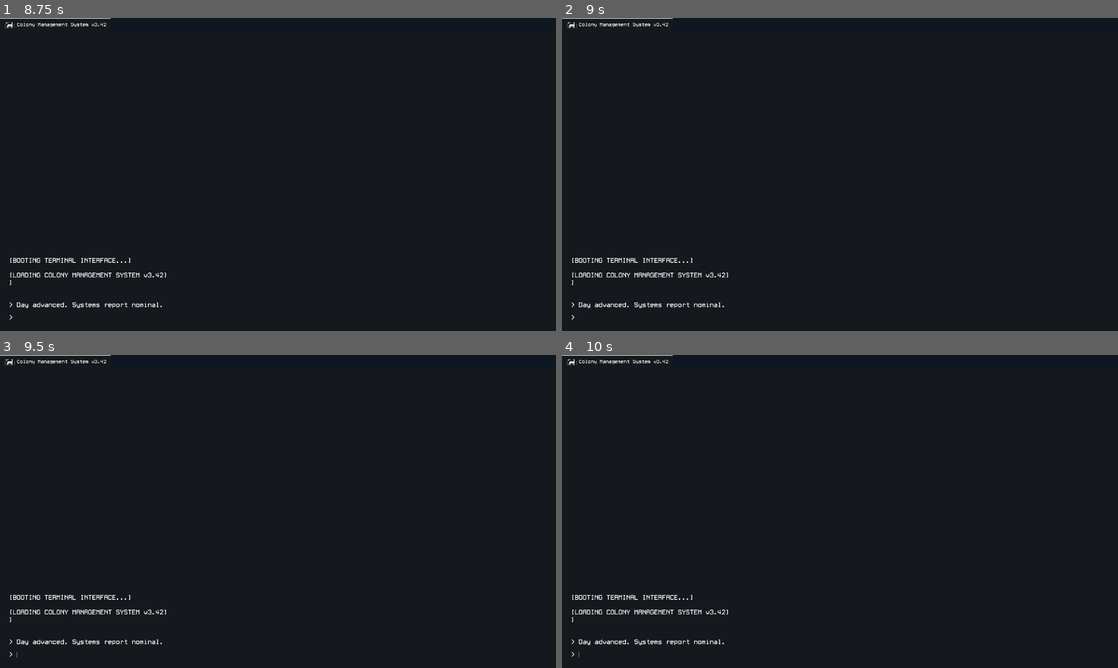
Above: before the commit, frames 1-4 (two rows, left to right).
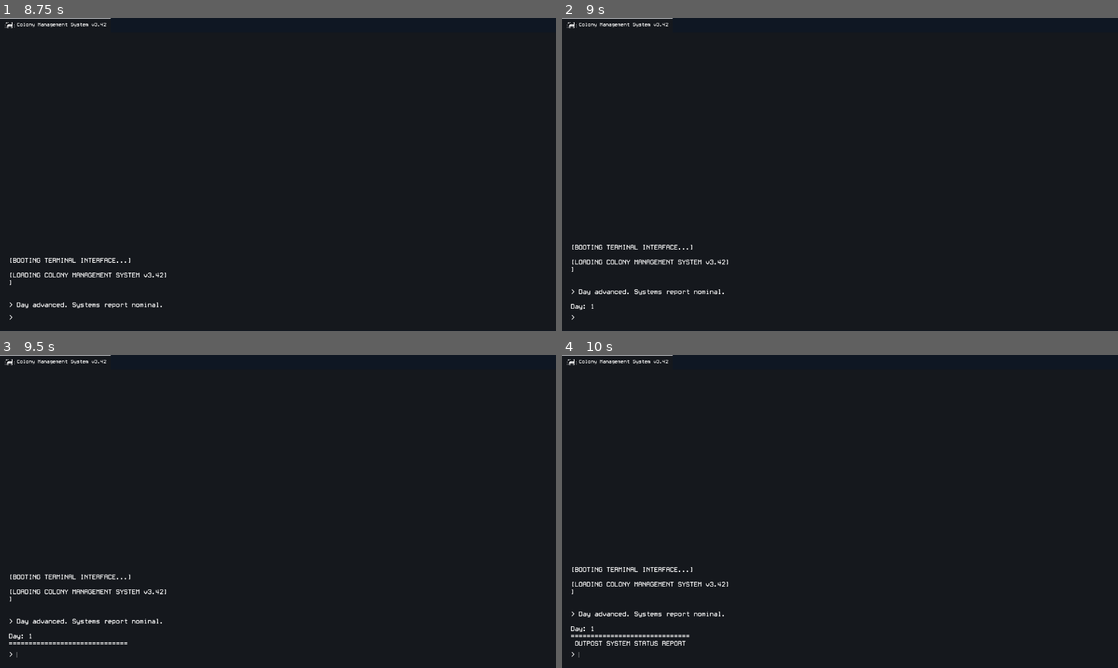
Above: after the commit, the same moments.

Repository: bsuster/Outpost-Equilibrium
Game: Godot game, scene res://scenes/levels/main_scene.tscn
Two runs of this game, one before a commit and one after it. Both use one fixed random seed, a clock stepped at 60 frames per second and the inputs below. Sound files missing from this copy of the repository are replaced by a short silence.
Inputs:
- Up to frame 1 (8.75 s): tap Enter (submit_input) at 0.5, 1.35, 2, 2.85, 3.5, 4.35, 5.85, 7.35 s; hold Up (cycle_up) 0.53-1.28 s; hold Enter (submit_input) 0.53-1.28 s; tap Space at 1.25, 2.75, 5 s; hold Down (cycle_down) 1.28-2.03 s; hold Enter (submit_input) 2.03-2.78 s; hold Up (cycle_up) 2.03-3.53 s; hold Enter (submit_input) 3.53-4.28 s; hold Down (cycle_down) 3.53-5.78 s; tap Escape (skip) at 4.15 s; hold Enter (submit_input) 5.03-5.78 s; hold Up (cycle_up) 5.78-8.03 s; hold Enter (submit_input) 6.53-7.28 s; hold Down (cycle_down) from 8.03 s (still down); hold Enter (submit_input) from 8.03 s (still down)
- Up to frame 2 (9 s): keep holding Down (cycle_down); release Enter (submit_input) at 8.78 s; tap Enter (submit_input) at 8.85 s
- Up to frame 3 (9.5 s): keep holding Down (cycle_down)
- Up to frame 4 (10 s): release Down (cycle_down) at 9.53 s; hold Up (cycle_up) from 9.53 s (still down); hold Enter (submit_input) from 9.53 s (still down)

Frame 1 is identical in both runs. In frame 2, 1.2% of the frame differs, in the area x 1-30%, y 72-94%; in frame 3, 1.4%; in frame 4, 1.5%, in the area x 1-30%, y 67-93%.

Commit message:
Handle game over for real this time

Diff:
--- a/scenes/levels/main_scene.gd
+++ b/scenes/levels/main_scene.gd
@@ -38,7 +38,8 @@
 	if not CommandManager.has_command_history or CommandManager.command_history[0] != "skip":
 		var msg: String = day_progression_message[randi_range(0, day_progression_message.size() - 1)]
 		terminal.print_terminal_output(msg)
-	await get_tree().create_timer(3).timeout
+		await terminal.printing_done
+	await get_tree().create_timer(1).timeout
 	EventManager.refresh_active_events()
 	if SystemManager.is_game_over:
 		_show_game_over_screen()
@@ -78,7 +79,7 @@
 		"",
 		"   -- THE OUTPOST HAS BEEN LOST --",
 		"",
-		"   Type '[color=blue]restart' to begin again.[/color]\n"
+		"   Type '[color=green]restart[/color]' to begin again.\n"
 	]
 
 	for line in game_over_art:
--- a/singletons/system_manager.gd
+++ b/singletons/system_manager.gd
@@ -3,24 +3,23 @@
 signal day_updated
 signal game_restarted
 
-var oxygen: int = 100:
+var oxygen: int = 20:
 	set(new_value):
 		oxygen = clamp(new_value, 0, 100)
-		_check_game_over()
-var food: int = 100:
+var food: int = 20:
 	set(new_value):
 		food = clamp(new_value, 0, 100)
-		_check_game_over()
-var power: int = 100:
+var power: int = 20:
 	set(new_value):
 		power = clamp(new_value, 0, 100)
-		_check_game_over()
 var day: int = 0:
 	set(new_value):
 		day = new_value
 		_handle_day_change()
 var deploy_panels_disabled: bool = false
-var is_game_over: bool = false
+var is_game_over: bool:
+	get:
+		return [power, oxygen, food].has(0)
 
 var base_depletion: Dictionary = {
 	"power": -12,
@@ -29,9 +28,9 @@
 }
 
 var daily_scaling: Dictionary = {
-	"power": 0.3,
-	"oxygen": 0.2,
-	"food": 0.25
+	"power": 0.2,
+	"oxygen": 0.15,
+	"food": 0.2
 }
 
 var can_advance_day: bool = true
@@ -49,18 +48,13 @@
 func set_can_advance_day(value: bool):
 	can_advance_day = value
 
-func _check_game_over():
-	if [food, oxygen, power].any(func(val): return val <= 0):
-		is_game_over = true
-
 func restart_game():
-	is_game_over = 0
-	game_restarted.emit()
-	day = 1
 	power = 85
 	oxygen = 90
 	food = 95
 	EventManager.clear_active_events()
+	game_restarted.emit()
+	day = 1
 
 func get_resource_label(resource: String) -> String:
 	match resource.to_lower():
@@ -74,6 +68,10 @@
 
 func get_percent_to_bar(current: float, max: float, width: int = 20, color: String = "green") -> String:
 	var percent = current / max
+	if percent <= 0.35:
+		color = "red"
+	elif percent <= 0.50:
+		color = "yellow"
 	var filled = int(percent * width)
 	var empty = width - filled
 	return "[[color=%s]" % color + "|".repeat(filled) + " ".repeat(empty) + "[/color]] %d%%" % int(percent * 100)
